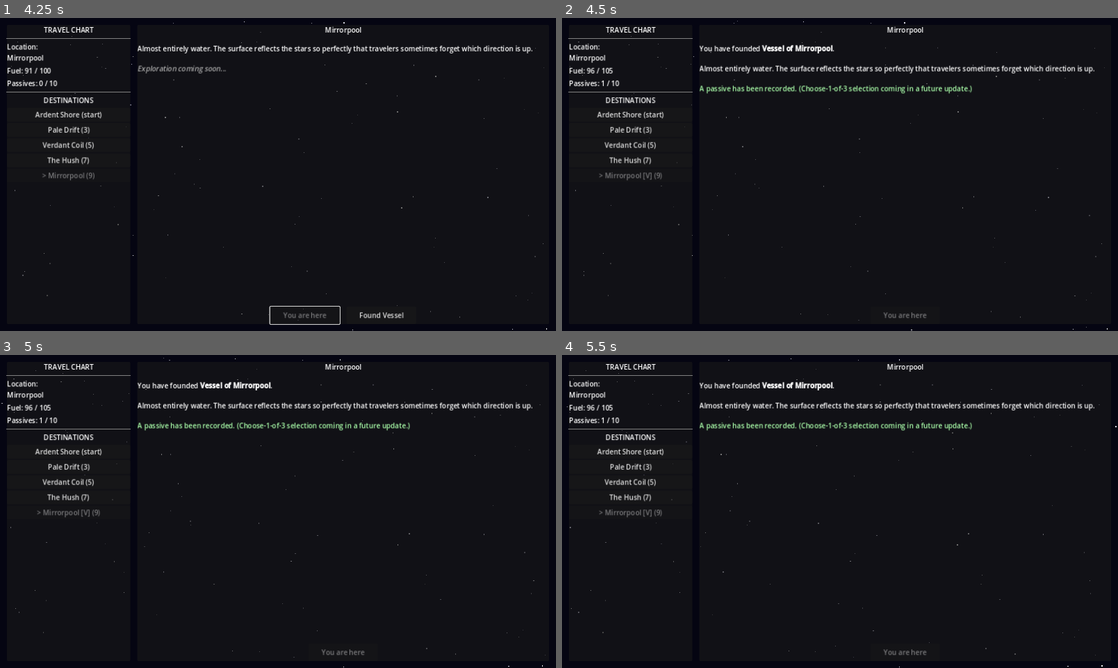
Above: before the commit, frames 1-4 (two rows, left to right).
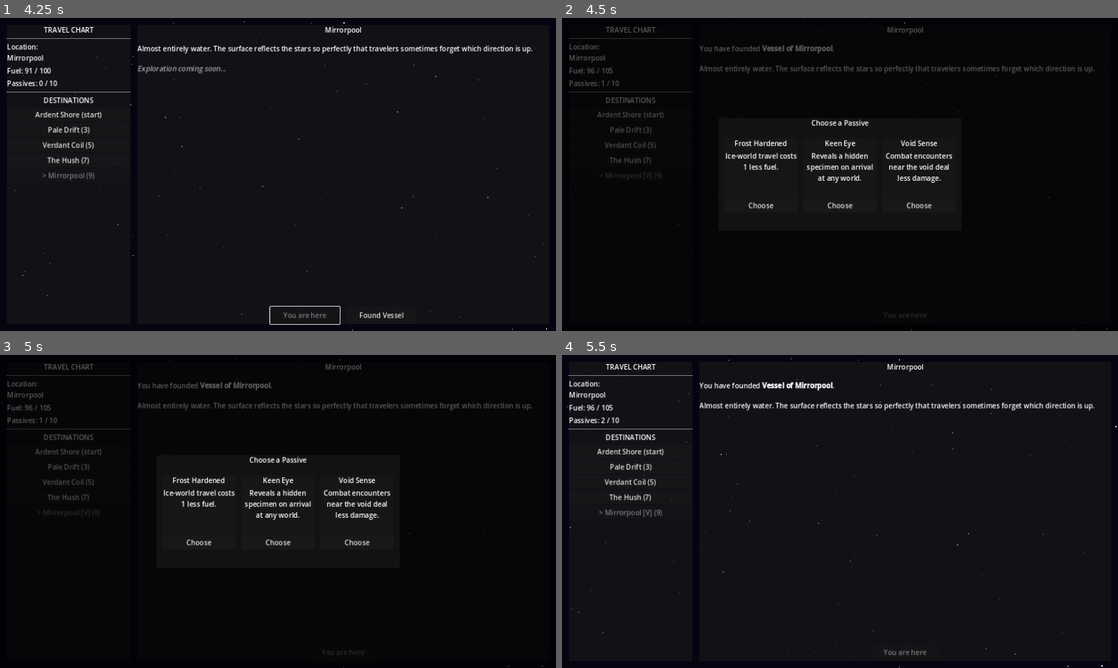
Above: after the commit, the same moments.

Repository: ColdTie/Metanoia-Vessel-2D
Game: Godot game, scene res://scenes/travel/travel_screen.tscn
Two runs of this game, one before a commit and one after it. Both use one fixed random seed, a clock stepped at 60 frames per second and the inputs below.
Inputs (mouse positions are in pixels of both pictures, inside the frame that each line leads up to):
- Up to frame 1 (4.25 s): click "Pale Drift (3)" at 0.5 s; click "Verdant Coil (5)" at 1.25 s; click "The Hush (7)" at 2 s; click "Mirrorpool (9)" at 2.75 s; click "Depart (9 fuel)" at 3.5 s
- Up to frame 2 (4.5 s): click "Found Vessel" at 4.25 s
- Up to frame 3 (5 s): no input
- Up to frame 4 (5.5 s): click (762, 542) at 5 s, where only the run after the commit has a clickable "Choose"

Frame 1 is identical in both runs. In frame 2, 5.0% of the frame differs, in the area x 1-99%, y 0-100%; in frame 3, 5.0%, in the area x 0-99%, y 0-100%; in frame 4, 0.6%.

Commit message:
feat: choose-1-of-3 passive settling reward
Completes the 10-passive roster (GameState.PASSIVE_POOL) and adds
draw_passive_choices() plus a passive_select popup shown after every
settlement. founding_bonus remains a one-time first-settlement grant,
now guarded so it can't be re-granted on later settles.

Co-Authored-By: Claude Sonnet 5 <noreply@anthropic.com>
Claude-Session: https://claude.ai/code/session_018jh9GLDmmVw528JWsMxiU1

Diff:
--- /dev/null
+++ b/scenes/ui/passive_select.tscn
@@ -0,0 +1,6 @@
+[gd_scene load_steps=2 format=3 uid="uid://cpassiveselect1"]
+
+[ext_resource type="Script" path="res://scripts/ui/passive_select.gd" id="1_passive"]
+
+[node name="PassiveSelect" type="Control"]
+script = ExtResource("1_passive")
--- a/scripts/autoloads/game_state.gd
+++ b/scripts/autoloads/game_state.gd
@@ -3,6 +3,22 @@
 # Singleton: all mutable game state. Access via GameState.x anywhere.
 
 const MAX_PASSIVES := 10  # Reaching this triggers void unlock check
+
+# Passive pool for the choose-1-of-3 settling reward. "founding_bonus" is
+# granted automatically on a player's first settlement (see travel_screen.gd)
+# and is intentionally excluded here — these 9 plus founding_bonus complete
+# the 10-passive roster from design/systems.md.
+const PASSIVE_POOL: Array = [
+	{"id": "root_knowledge", "name": "Root Knowledge", "desc": "Jungle worlds yield extra specimens."},
+	{"id": "echo_listener", "name": "Echo Listener", "desc": "Unlocks extra creature dialogue options."},
+	{"id": "frost_hardened", "name": "Frost Hardened", "desc": "Ice-world travel costs 1 less fuel."},
+	{"id": "tide_reader", "name": "Tide Reader", "desc": "Ocean worlds reveal hidden specimens."},
+	{"id": "dust_walker", "name": "Dust Walker", "desc": "Desert worlds never trigger forced combat."},
+	{"id": "void_sense", "name": "Void Sense", "desc": "Combat encounters near the void deal less damage."},
+	{"id": "diplomats_tongue", "name": "Diplomat's Tongue", "desc": "Unlocks a peaceful resolution option in otherwise-combat encounters."},
+	{"id": "salvagers_instinct", "name": "Salvager's Instinct", "desc": "+20% credits when selling specimens or info."},
+	{"id": "keen_eye", "name": "Keen Eye", "desc": "Reveals a hidden specimen on arrival at any world."},
+]
 
 var current_world: String = "Ardent Shore"
 var passives: Array = []          # Array of {id, name, desc, source}
@@ -111,6 +127,20 @@
 	return true
 
 
+func draw_passive_choices(count: int = 3) -> Array:
+	var owned_ids: Array = []
+	for p in passives:
+		owned_ids.append(p.get("id", ""))
+
+	var candidates: Array = []
+	for entry in PASSIVE_POOL:
+		if not owned_ids.has(entry["id"]):
+			candidates.append(entry)
+
+	candidates.shuffle()
+	return candidates.slice(0, min(count, candidates.size()))
+
+
 func add_passive(passive: Dictionary) -> void:
 	passives.append(passive)
 	passive_gained.emit(passive)
--- a/scripts/travel/travel_screen.gd
+++ b/scripts/travel/travel_screen.gd
@@ -7,6 +7,8 @@
 const STAR_SPEEDS: Array = [12.0, 28.0, 55.0]
 const STAR_COUNTS: Array = [120, 70, 35]
 const STAR_SPAN_W: float = 2560.0   # double viewport width for seamless wrap
+
+const PassiveSelectScene: PackedScene = preload("res://scenes/ui/passive_select.tscn")
 
 var _star_layers: Array = []
 var _star_root: Node2D
@@ -22,6 +24,7 @@
 var _settle_button: Button
 
 var _selected_world_id: String = ""
+var _ui_canvas: CanvasLayer
 
 
 func _ready() -> void:
@@ -91,6 +94,7 @@
 	var canvas := CanvasLayer.new()
 	canvas.name = "UI"
 	add_child(canvas)
+	_ui_canvas = canvas
 
 	var root := Control.new()
 	root.name = "UIRoot"
@@ -290,15 +294,16 @@
 	world["settled"] = true
 	world["vessel_name"] = "Vessel of " + world["name"]
 
-	# Grant the founding passive (choose-1-of-3 UI is TODO)
-	GameState.add_passive({
-		"id": "founding_bonus",
-		"name": "Founding Bonus",
-		"desc": "The act of founding grants clarity. +5 max fuel.",
-		"source": world["name"],
-	})
-	GameState.max_fuel += 5
-	GameState.refuel(5)
+	var is_first_settlement := not _has_passive("founding_bonus")
+	if is_first_settlement:
+		GameState.add_passive({
+			"id": "founding_bonus",
+			"name": "Founding Bonus",
+			"desc": "The act of founding grants clarity. +5 max fuel.",
+			"source": world["name"],
+		})
+		GameState.max_fuel += 5
+		GameState.refuel(5)
 
 	_settle_button.visible = false
 	_populate_destinations()
@@ -306,10 +311,40 @@
 
 	_world_desc_label.text = \
 		"You have founded [b]" + world["vessel_name"] + "[/b].\n\n" \
-		+ world.get("description", "") \
-		+ "\n\n[color=#aaffaa]A passive has been recorded. " \
-		+ "(Choose-1-of-3 selection coming in a future update.)[/color]"
-
+		+ world.get("description", "")
+
+	SaveLoad.save_game()
+	_offer_passive_choice(world["name"])
+
+
+func _has_passive(passive_id: String) -> bool:
+	for p in GameState.passives:
+		if p.get("id", "") == passive_id:
+			return true
+	return false
+
+
+func _offer_passive_choice(source_world_name: String) -> void:
+	var choices := GameState.draw_passive_choices(3)
+	if choices.is_empty():
+		return
+
+	var popup: Control = PassiveSelectScene.instantiate()
+	_ui_canvas.add_child(popup)
+	popup.setup(choices)
+	popup.passive_chosen.connect(func(choice: Dictionary):
+		_on_passive_chosen(choice, source_world_name)
+	)
+
+
+func _on_passive_chosen(choice: Dictionary, source_world_name: String) -> void:
+	GameState.add_passive({
+		"id": choice.get("id", ""),
+		"name": choice.get("name", ""),
+		"desc": choice.get("desc", ""),
+		"source": source_world_name,
+	})
+	_refresh_status()
 	SaveLoad.save_game()
 
 
--- /dev/null
+++ b/scripts/ui/passive_select.gd
@@ -0,0 +1,82 @@
+extends Control
+
+# Choose-1-of-3 passive reward popup. Instantiated and added as a child by
+# whatever screen grants the reward (currently travel_screen.gd on settling).
+# All UI is built in code, matching the rest of the project's convention.
+
+signal passive_chosen(passive: Dictionary)
+
+var _choices: Array = []
+
+
+func setup(choices: Array) -> void:
+	_choices = choices
+	_build_ui()
+
+
+func _build_ui() -> void:
+	set_anchors_and_offsets_preset(Control.PRESET_FULL_RECT)
+	mouse_filter = Control.MOUSE_FILTER_STOP
+
+	var dim := ColorRect.new()
+	dim.set_anchors_and_offsets_preset(Control.PRESET_FULL_RECT)
+	dim.color = Color(0.0, 0.0, 0.0, 0.65)
+	add_child(dim)
+
+	var panel := PanelContainer.new()
+	panel.set_anchors_preset(Control.PRESET_CENTER)
+	panel.custom_minimum_size = Vector2(560.0, 260.0)
+	panel.position = Vector2(-280.0, -130.0)
+	add_child(panel)
+
+	var vbox := VBoxContainer.new()
+	vbox.add_theme_constant_override("separation", 10)
+	panel.add_child(vbox)
+
+	var title := Label.new()
+	title.text = "Choose a Passive"
+	title.horizontal_alignment = HORIZONTAL_ALIGNMENT_CENTER
+	vbox.add_child(title)
+	vbox.add_child(HSeparator.new())
+
+	var row := HBoxContainer.new()
+	row.alignment = BoxContainer.ALIGNMENT_CENTER
+	row.add_theme_constant_override("separation", 12)
+	vbox.add_child(row)
+
+	for choice in _choices:
+		row.add_child(_build_choice_card(choice))
+
+
+func _build_choice_card(choice: Dictionary) -> Control:
+	var card := PanelContainer.new()
+	card.custom_minimum_size = Vector2(170.0, 170.0)
+
+	var inner := VBoxContainer.new()
+	inner.add_theme_constant_override("separation", 6)
+	card.add_child(inner)
+
+	var name_label := Label.new()
+	name_label.text = choice.get("name", "")
+	name_label.horizontal_alignment = HORIZONTAL_ALIGNMENT_CENTER
+	name_label.autowrap_mode = TextServer.AUTOWRAP_WORD_SMART
+	inner.add_child(name_label)
+
+	var desc_label := Label.new()
+	desc_label.text = choice.get("desc", "")
+	desc_label.horizontal_alignment = HORIZONTAL_ALIGNMENT_CENTER
+	desc_label.autowrap_mode = TextServer.AUTOWRAP_WORD_SMART
+	desc_label.size_flags_vertical = Control.SIZE_EXPAND_FILL
+	inner.add_child(desc_label)
+
+	var pick_btn := Button.new()
+	pick_btn.text = "Choose"
+	pick_btn.pressed.connect(func(): _on_choice_picked(choice))
+	inner.add_child(pick_btn)
+
+	return card
+
+
+func _on_choice_picked(choice: Dictionary) -> void:
+	passive_chosen.emit(choice)
+	queue_free()
Not shown, changed: design/content-log.md
Not shown, changed: design/systems.md
